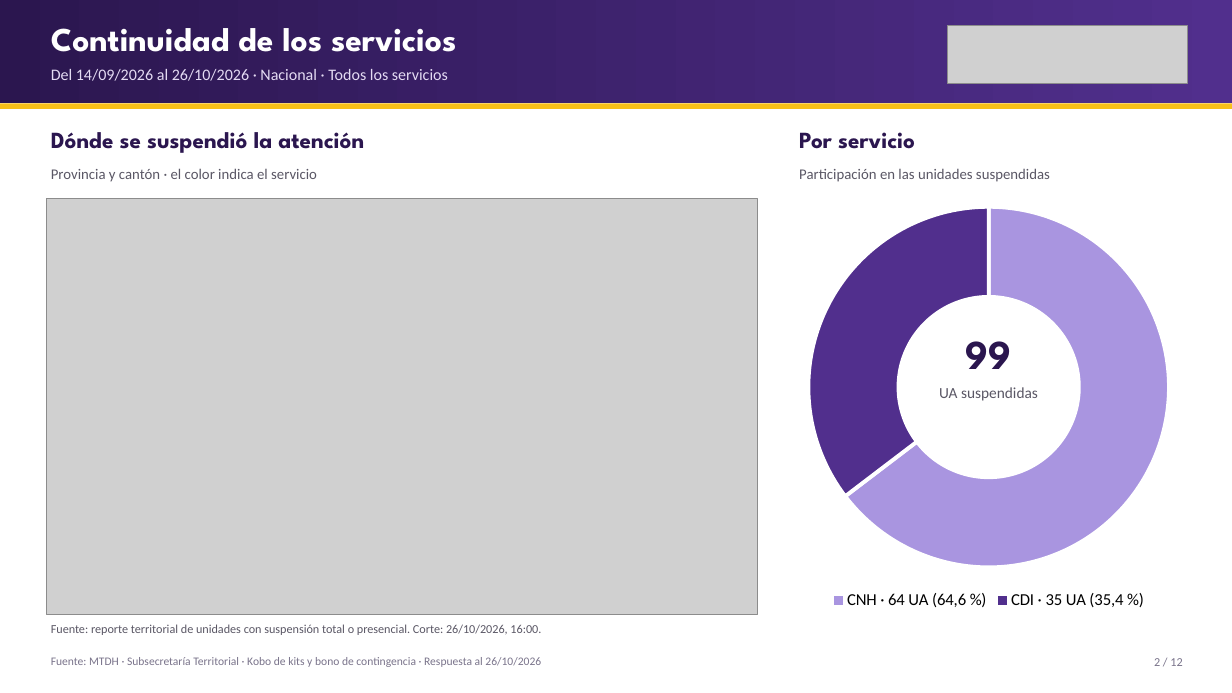
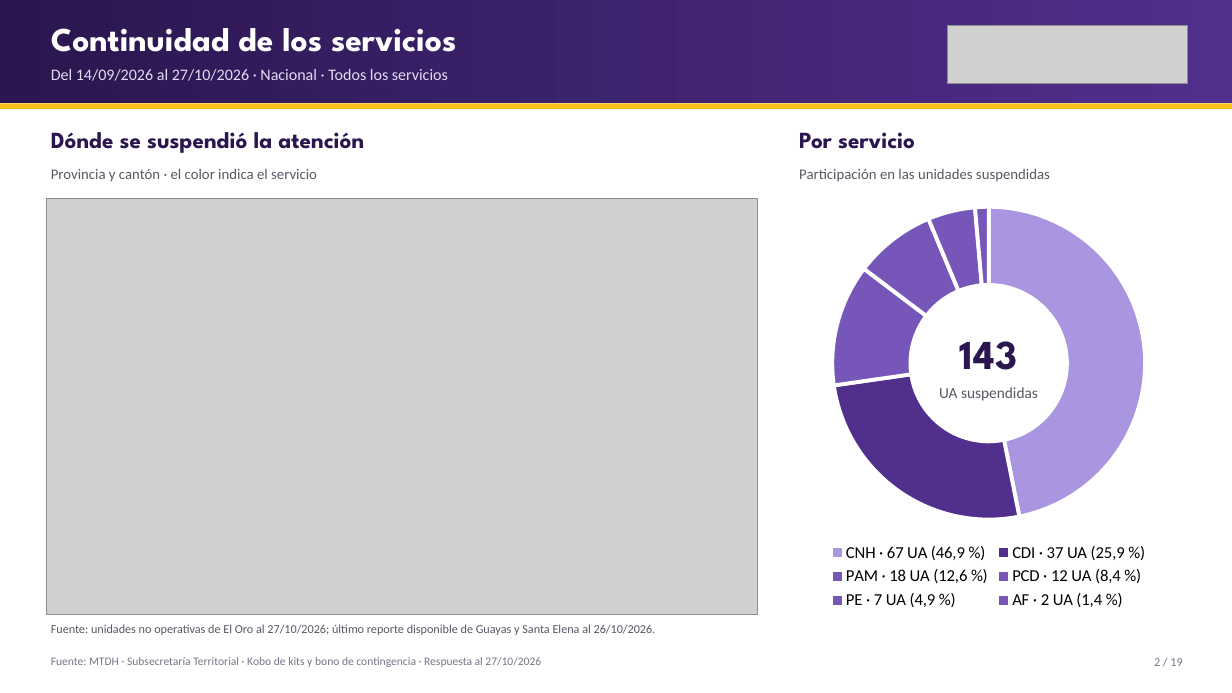
Before and after one commit to JuanAmbuludi/Sistema-Reporte-MTDH, a slide deck: slide 2 of docs/reportes/Seguimiento_ENOS_2026-10-26.pptx. Drawn at 1232x693 pixels with LibreOffice and Linux fonts; fonts in the diff are those of the drawing; grey boxes stand for pictures. Boxes give left, top, right and bottom in pixels: in the first picture for what was removed or moved away, otherwise in the second. Text is boxed around its words. In the diff, an @@ line names an element or a change of style, - is before the commit and + after.

Commit message:
Actualizar kits y continuidad al 27 de octubre y restituir el template Plan ENOS con evolución de alertas

```diff
--- a/docs/reportes/Seguimiento_ENOS_2026-10-26.pptx
+++ b/docs/reportes/Seguimiento_ENOS_2026-10-26.pptx
@@ text at bbox=[51, 69, 448, 81]: text changed @@
-Del 14/09/2026 al 26/10/2026 · Nacional · Todos los servicios
+Del 14/09/2026 al 27/10/2026 · Nacional · Todos los servicios
@@ doughnut chart at bbox=[790, 194, 1188, 615] @@
-categories: CNH · 64 UA (64,6 %), CDI · 35 UA (35,4 %)
+categories: CNH · 67 UA (46,9 %), CDI · 37 UA (25,9 %), PAM · 18 UA (12,6 %), PCD · 12 UA (8,4 %), PE · 7 UA (4,9 %), AF · 2 UA (1,4 %)
-Series 1: 65, 35
+Series 1: 47, 26, 13, 8, 5, 1
@@ text at bbox=[960, 341, 1017, 370]: text changed @@
-99
+143
@@ text at bbox=[51, 624, 656, 635]: text changed @@
-Fuente: reporte territorial de unidades con suspensión total o presencial. Corte: 26/10/2026, 16:00.
+Fuente: unidades no operativas de El Oro al 27/10/2026; último reporte disponible de Guayas y Santa Elena al 26/10/2026.
@@ text at bbox=[51, 657, 541, 667]: text changed @@
-Fuente: MTDH · Subsecretaría Territorial · Kobo de kits y bono de contingencia · Respuesta al 26/10/2026
+Fuente: MTDH · Subsecretaría Territorial · Kobo de kits y bono de contingencia · Respuesta al 27/10/2026
@@ text at bbox=[1154, 658, 1182, 666]: text changed @@
-2 / 12
+2 / 19
```
Also in this commit, not shown: 11 other slides changed, 7 slides added, 15 other files.
